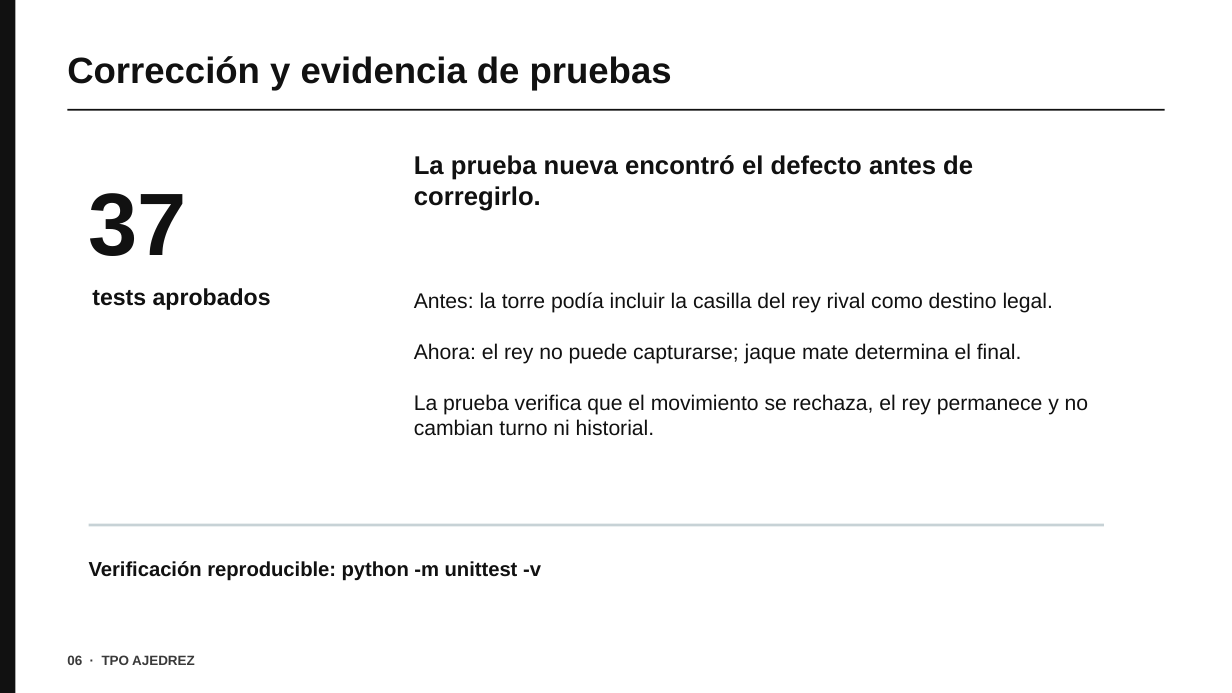
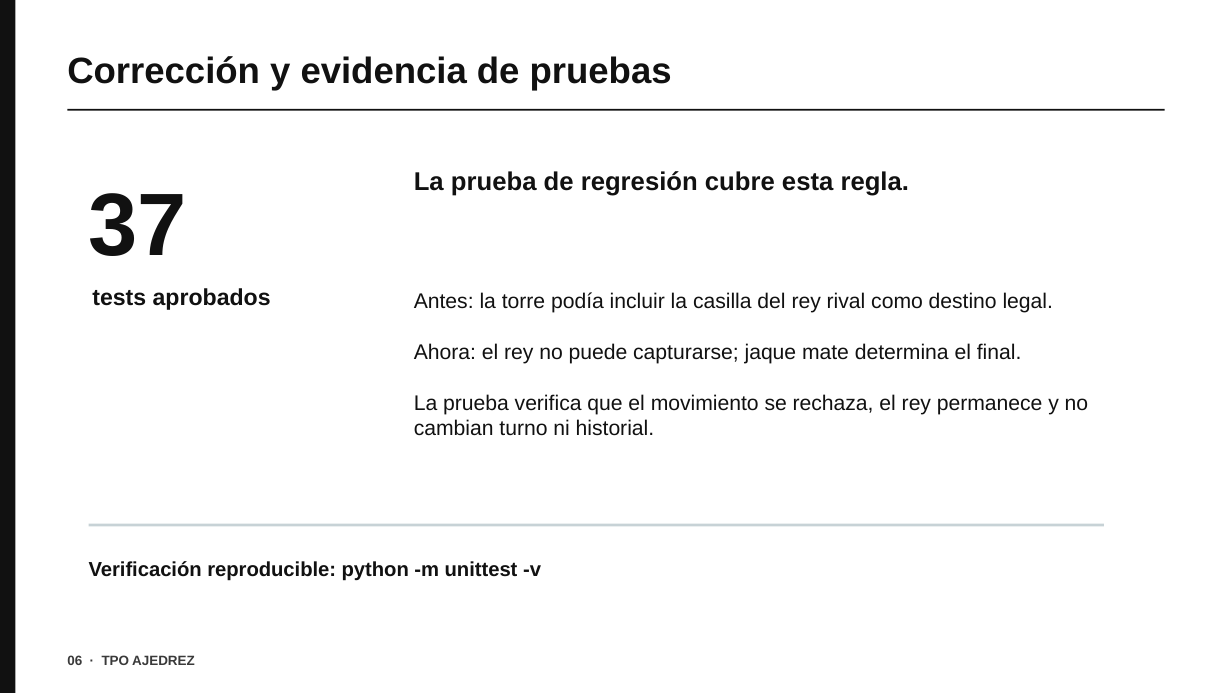
Before and after one commit to nachopalmeri/TPOajedrez, a slide deck: slide 6 of TPO-Ajedrez-2026/docs/presentacion-tpo.pptx. Drawn at 1232x693 pixels with LibreOffice and Linux fonts; fonts in the diff are those of the drawing. Boxes give left, top, right and bottom in pixels: in the first picture for what was removed or moved away, otherwise in the second. Text is boxed around its words. In the diff, an @@ line names an element or a change of style, - is before the commit and + after.

```diff
--- a/TPO-Ajedrez-2026/docs/presentacion-tpo.pptx
+++ b/TPO-Ajedrez-2026/docs/presentacion-tpo.pptx
@@ text at [414,171,909,196]: text changed @@
-La prueba nueva encontró el defecto antes de corregirlo.
+La prueba de regresión cubre esta regla.
```
Also in this commit, not shown: 1 other slide changed, 2 other files.
